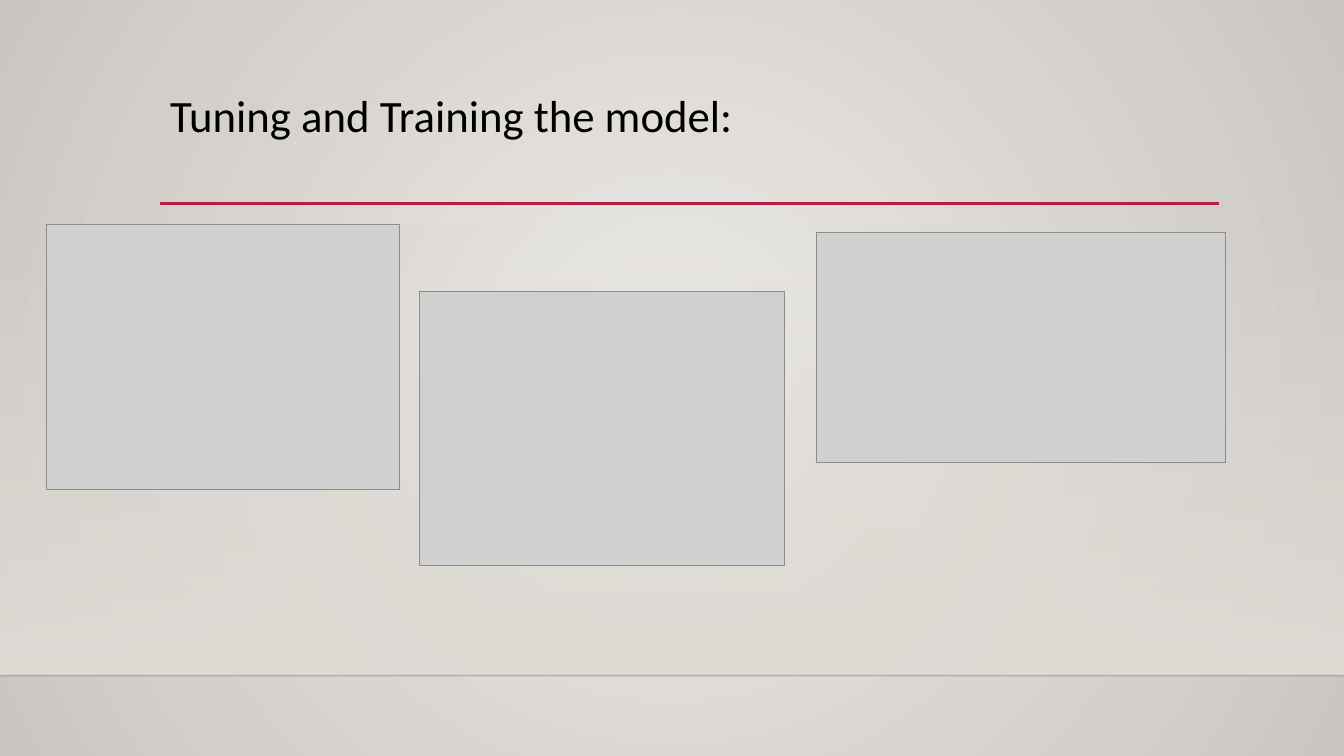
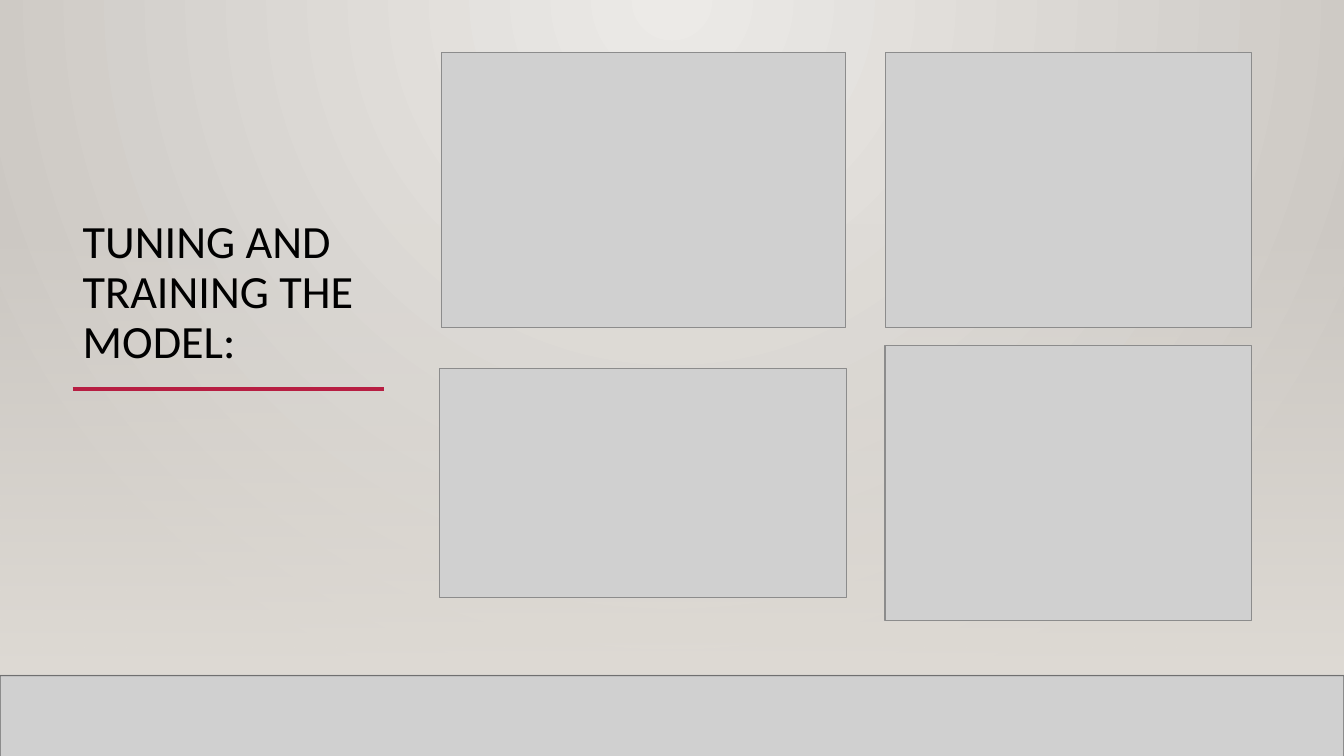
Before and after one commit to Kesterchia/Classifying-Chest-X-Rays, a slide deck: slide 15 of Identifying Covid-19 patients from Chest X-Rays.pptx. Drawn at 1344x756 pixels with LibreOffice and Linux fonts; fonts in the diff are those of the drawing; grey boxes stand for pictures; background and template pictures are left out. Boxes give left, top, right and bottom in pixels: in the first picture for what was removed or moved away, otherwise in the second. Text is boxed around its words. In the diff, an @@ line names an element or a change of style, - is before the commit and + after.

```diff
--- a/Identifying Covid-19 patients from Chest X-Rays.pptx
+++ b/Identifying Covid-19 patients from Chest X-Rays.pptx
@@ rectangle added at (0,0,1344,756), fill gradient #ECEAE7 to #CAC7C1 @@
@@ picture added at (442,53,846,329) @@
@@ picture: place and size @@
-picture at (419,291,785,566)
+picture at (885,53,1251,329)
@@ title "TUNING AND TRAINING THE MODEL:" at (83,228,353,359): vertical alignment top to bottom @@
@@ rectangle added at (0,223,1344,676), fill gradient #DFDBD5 @@
@@ rectangle added at (0,223,1344,676), fill gradient #DFDBD5 @@
@@ title at (83,228,353,359): text changed; size 32 to 33 pt @@
-Tuning and Training the model:
+TUNING AND TRAINING THE MODEL:
@@ picture: place and size @@
-picture at (46,225,399,490)
+picture at (885,346,1251,621)
@@ line added from (73, 389) to (384, 389), #B71E42 2.5 pt @@
@@ line added from (266, 389) to (1219, 389), #B71E42 2.5 pt @@
@@ picture: place and size @@
-picture at (817,232,1226,463)
+picture at (440,369,847,598)
@@ line added from (0, 676) to (1344, 676), #000001 1 pt @@
@@ picture added at (0,676,1344,756) @@
@@ line added from (0, 676) to (1344, 676), #000001 1 pt @@
```
Also in this commit, not shown: 6 other slides changed, 4 slides added, 2 slides removed, 1 other file.
